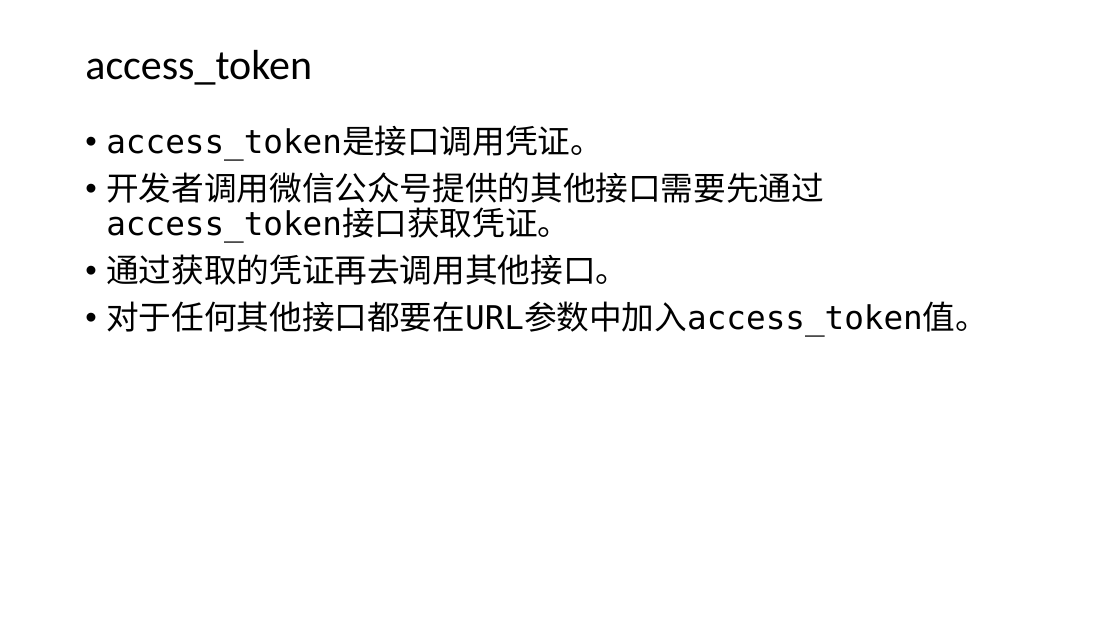
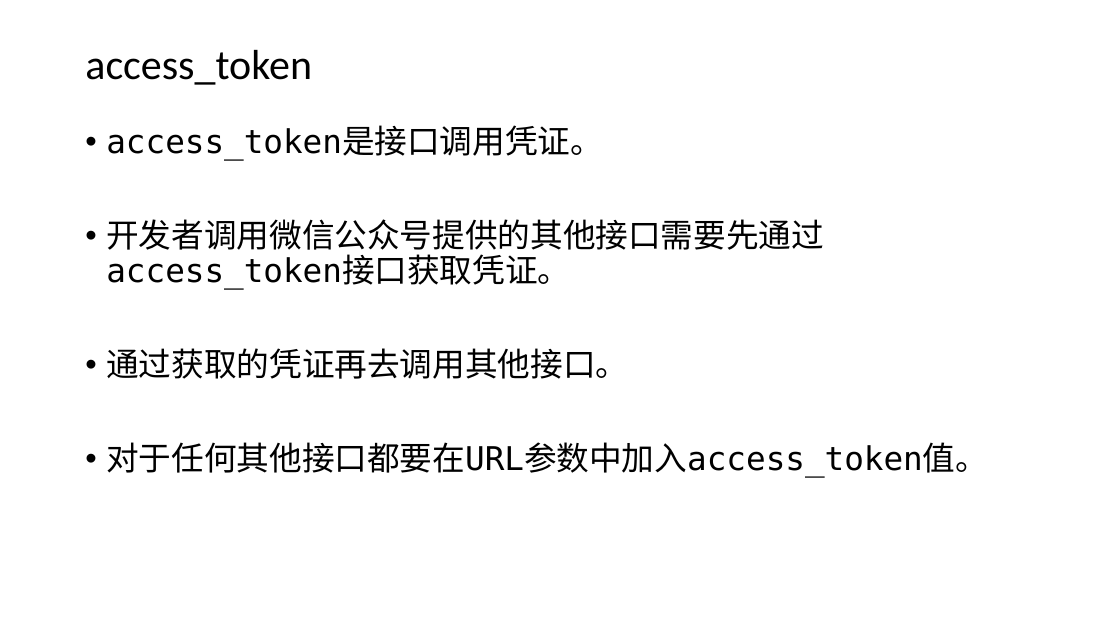
Before and after one commit to edu2act/course-wechat-and-miniprogram, a slide deck: slide 2 of ch05/access_token.pptx. Drawn at 1120x630 pixels with LibreOffice and Linux fonts; fonts in the diff are those of the drawing. Boxes give left, top, right and bottom in pixels: in the first picture for what was removed or moved away, otherwise in the second. Text is boxed around its words. In the diff, an @@ line names an element or a change of style, - is before the commit and + after.

Commit message:
update access_token

```diff
--- a/ch05/access_token.pptx
+++ b/ch05/access_token.pptx
@@ text "access_token是接口调用凭证。" rewrapped from (106,126,988,337) to (106,126,988,478) @@
```
Also in this commit, not shown: 1 other slide changed, 2 slides added, 1 other file.
